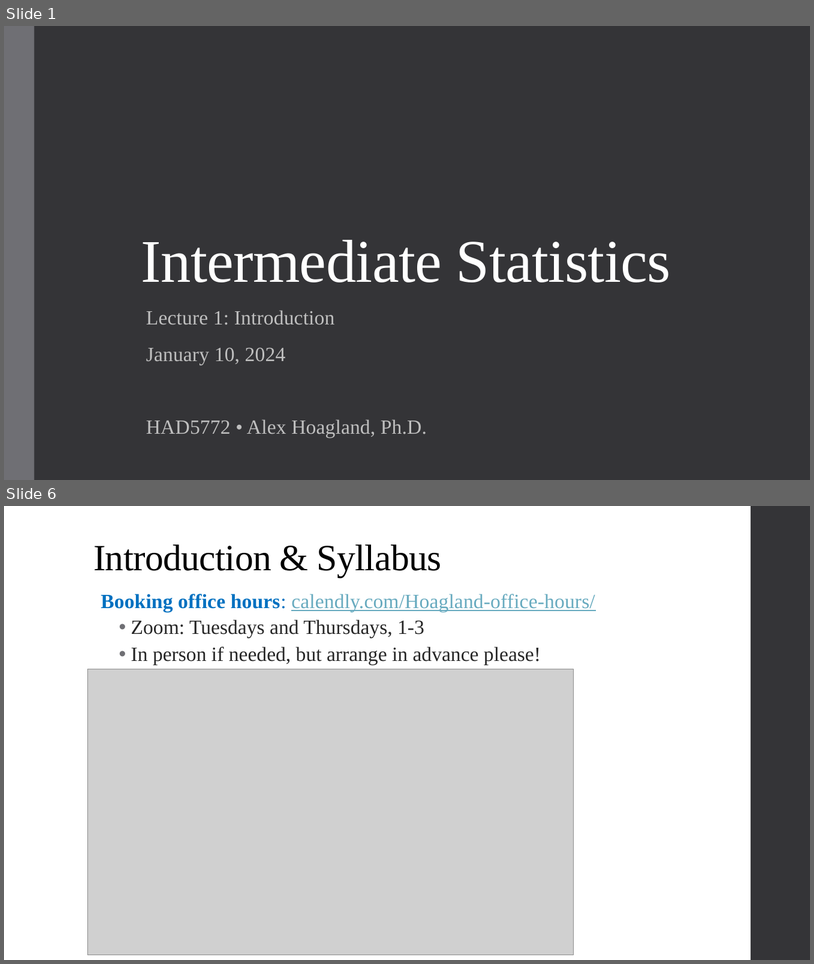
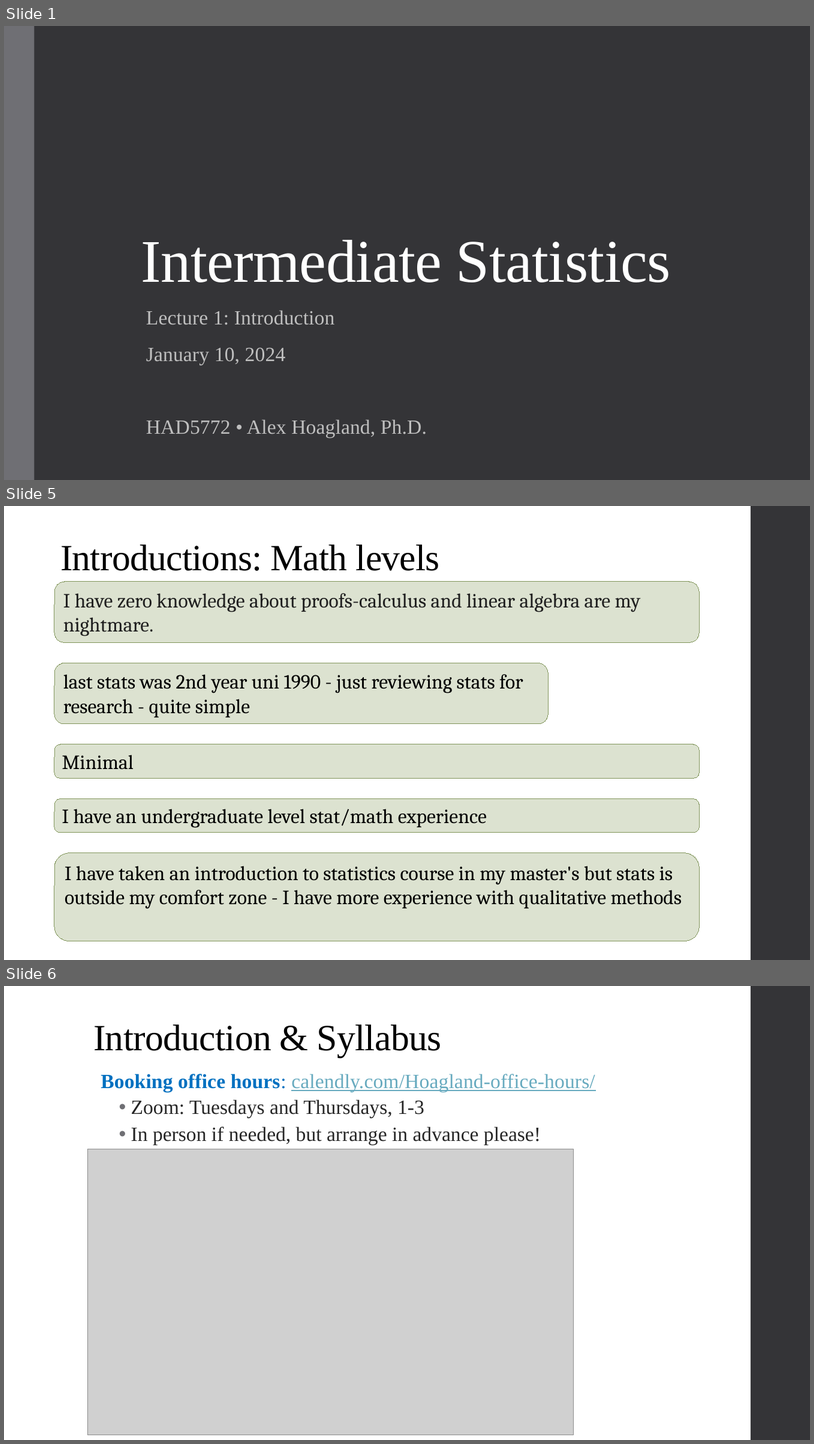
Before and after one commit to alex-hoagland/HAD5772, a slide deck: Lectures/Lecture01_Introduction/Lecture1_Intro.pptx. Shown one above the other, each under a label of ours: slides 1 and 6 before the commit, slides 1, 5 and 6 after it; the slides between them are not shown. The pictures are 814x964 and 814x1444 pixels, drawn with LibreOffice and Linux fonts; fonts in the diff are those of the drawing; grey boxes stand for pictures. Boxes give left, top, right and bottom in pixels: in the first picture for what was removed or moved away, otherwise in the second. Text is boxed around its words. In the diff, an @@ line names an element or a change of style, - is before the commit and + after.

```diff
--- a/Lectures/Lecture01_Introduction/Lecture1_Intro.pptx
+++ b/Lectures/Lecture01_Introduction/Lecture1_Intro.pptx
@@ slide 5 added at (4, 506, 810, 960), background #FFFFFF; not listed: 1 template element that a slide beside it also shows @@
@@ title added at (60, 544, 440, 571), 44 pt, text #000000 @@
+Introductions: Math levels
@@ rounded rectangle added at (54, 582, 699, 643), fill #DCE2D0, outline #81955B 0.75 pt, 24 pt, text #1F1F1F @@
+I have zero knowledge about proofs-calculus and linear algebra are my nightmare.
@@ rounded rectangle added at (54, 663, 548, 724), fill #DCE2D0, outline #81955B 0.75 pt, 24 pt, text #000000 @@
+last stats was 2nd year uni 1990 - just reviewing stats for research - quite simple
@@ rounded rectangle added at (54, 744, 699, 778), fill #DCE2D0, outline #81955B 0.75 pt, 24 pt, text #000000 @@
+Minimal
@@ rounded rectangle added at (54, 799, 699, 832), fill #DCE2D0, outline #81955B 0.75 pt, 24 pt, text #000000 @@
+I have an undergraduate level stat/math experience
@@ rounded rectangle added at (54, 853, 699, 940), fill #DCE2D0, outline #81955B 0.75 pt, 24 pt, text #000000 @@
+I have taken an introduction to statistics course in my master's but stats is outside my comfort zone - I have more experience with qualitative methods
```
Also in this commit, not shown: 5 slides changed, 2 other slides added, 2 slides removed, 3 other files.
